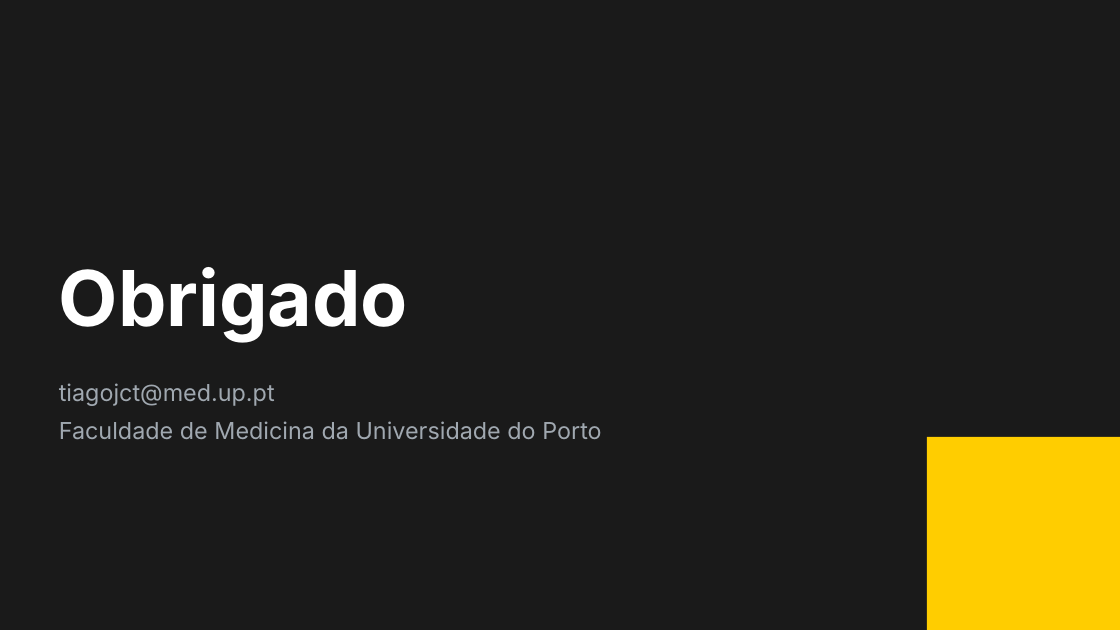
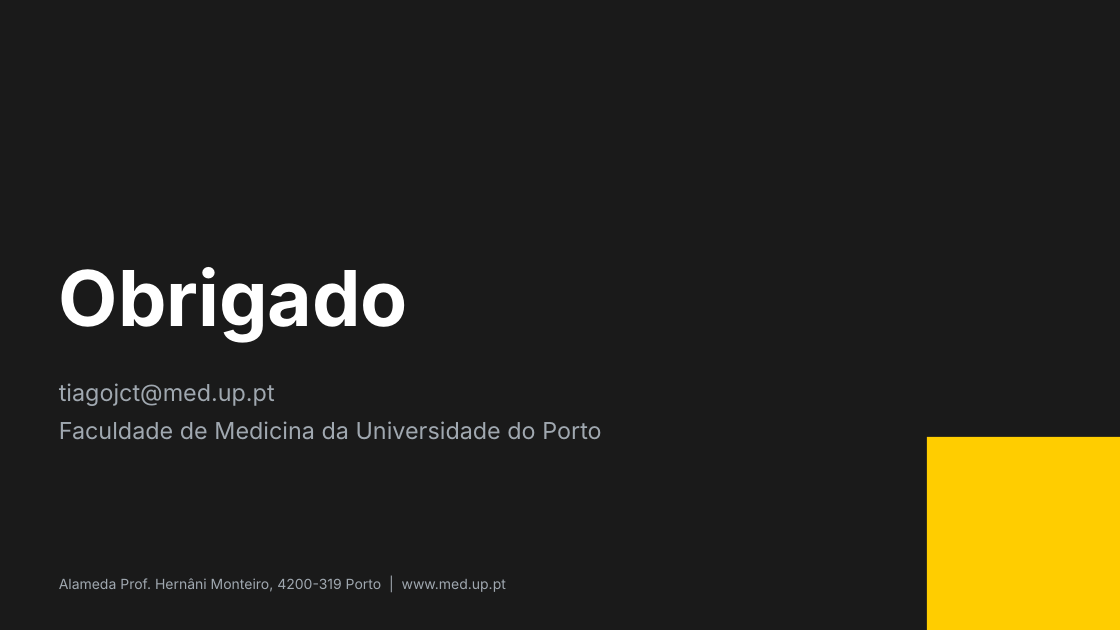
Before and after one commit to tiagojct/quarto-fmup, a slide deck: slide 16 of pptx/fmup-exemplo.pptx. Drawn at 1120x630 pixels with LibreOffice and Linux fonts; fonts in the diff are those of the drawing; background and template pictures are left out. Boxes give left, top, right and bottom in pixels: in the first picture for what was removed or moved away, otherwise in the second. Text is boxed around its words. In the diff, an @@ line names an element or a change of style, - is before the commit and + after.

```diff
--- a/pptx/fmup-exemplo.pptx
+++ b/pptx/fmup-exemplo.pptx
@@ text added at <box>59,578,506,592</box>, 12 pt, text #A0A8B0 @@
+Alameda Prof. Hernâni Monteiro, 4200-319 Porto | www.med.up.pt
```
Also in this commit, not shown: 13 other slides changed, 4 other files.
